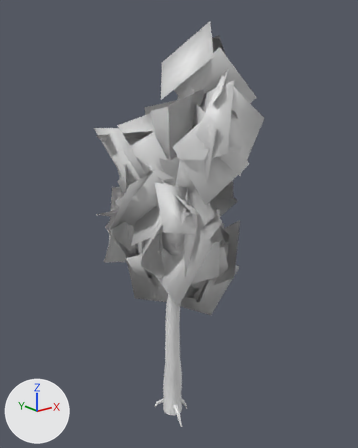
One commit to the glTF model models/birch.glb: the scene before it, then after it.
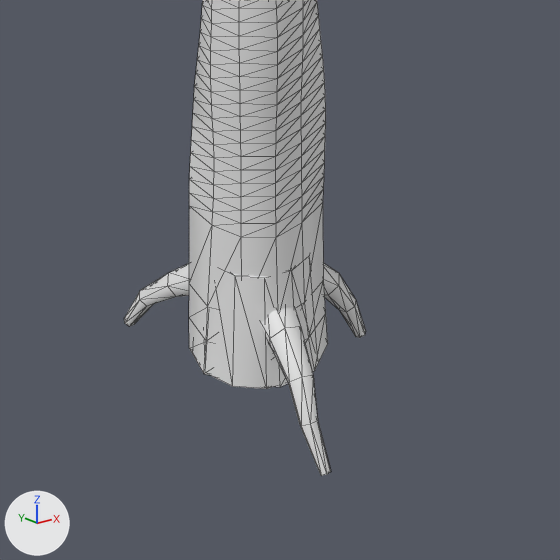
Old and new are each drawn whole from a 50 mm lens placed at (-6.25, -8.06, 7.91), pointed at (0.26, 0.08, 4.66) and again close up on the part from 38% to 60% of the width and 81% to 98% of the height. Every picture has the same lights, and +X, +Y and +Z are marked at lower left. The last two pictures show the newer version. The close-ups show mesh edges as thin lines. Where no turn or scale is listed for an object, it has been applied to the vertices. Vertices at exactly the same position are counted once.

Objects in the first close-up: 'Body_Trunk', 'Rubble_Stump'.
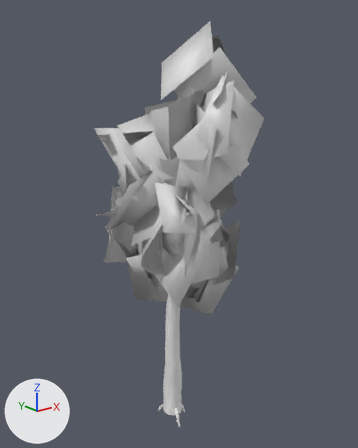
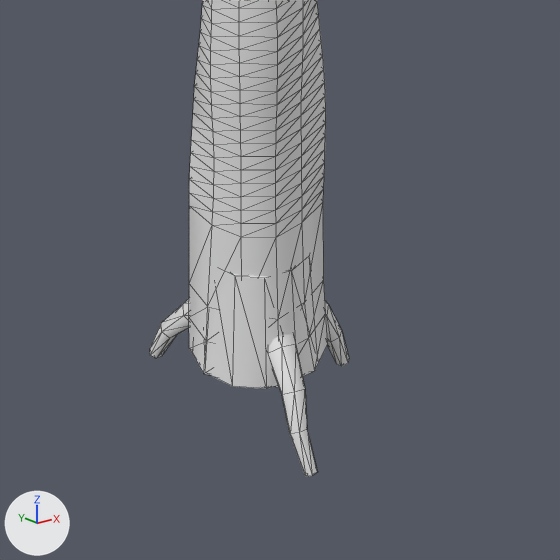
The change, as a diff of the scene's bpy script:
```diff
--- a/models/birch.glb.py
+++ b/models/birch.glb.py
@@ me_body_trunk @@
 # used by ob_body_trunk; location = (0.0, 0.0, 0.0)
-me_body_trunk.from_pydata(...)  # 480 vertices, 944 faces; spans x -0.22..0.57, y -0.52..0.51, z -0.13..6.58
+me_body_trunk.from_pydata(...)  # 480 vertices, 944 faces; spans x -0.22..0.57, y -0.42..0.41, z -0.21..6.58
+# me_body_trunk part 1: the loose piece of 30 vertices spanning x -0.19..0.05, y 0.03..0.51, z -0.13..0.32 is multiplied about its middle by the matrix ((0.898, -0.005, -0.061), (0.023, 0.869, 0.122), (0.075, -0.198, 0.825)), then moved by (0.01, -0.05, -0.07)
+# me_body_trunk part 2: 60 of 480 vertices moved; they spanned x -0.15..0.42, y -0.52..0.07, z -0.13..0.33 and now span x -0.13..0.36, y -0.42..0.06, z -0.21..0.26; mean shift (-0.01, 0.03, -0.08); largest move (-0.13, -0.49, -0.13) -> (-0.1, -0.38, -0.21)
```

Pixel boxes [x1, y1, x2, y2] of what changed, in the close-ups (560 x 560 px; the box of a moved part takes in the faces that stretch with it):
'Body_Trunk', reshaped
    before: [124, 0, 366, 476]
    after: [150, 0, 349, 476]
part 1 of me_body_trunk, moved or reshaped
    before: [124, 264, 189, 326]
    after: [150, 299, 189, 359]
part 2 of me_body_trunk, moved or reshaped
    before: [261, 264, 366, 476]
    after: [267, 300, 349, 476]
